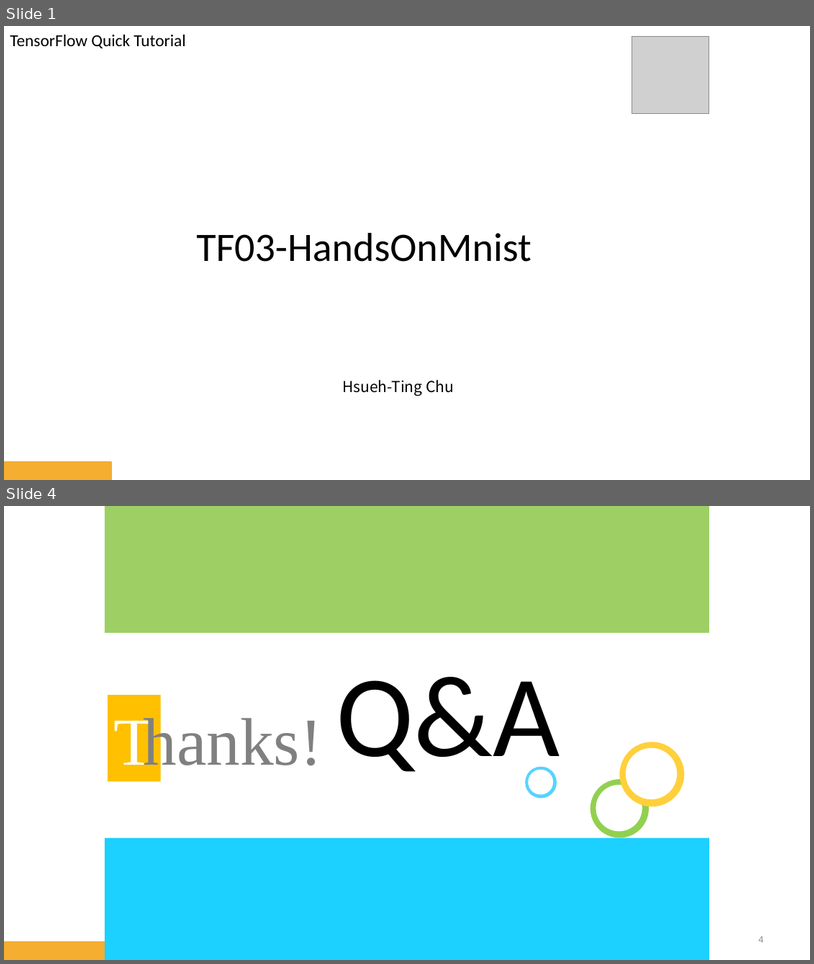
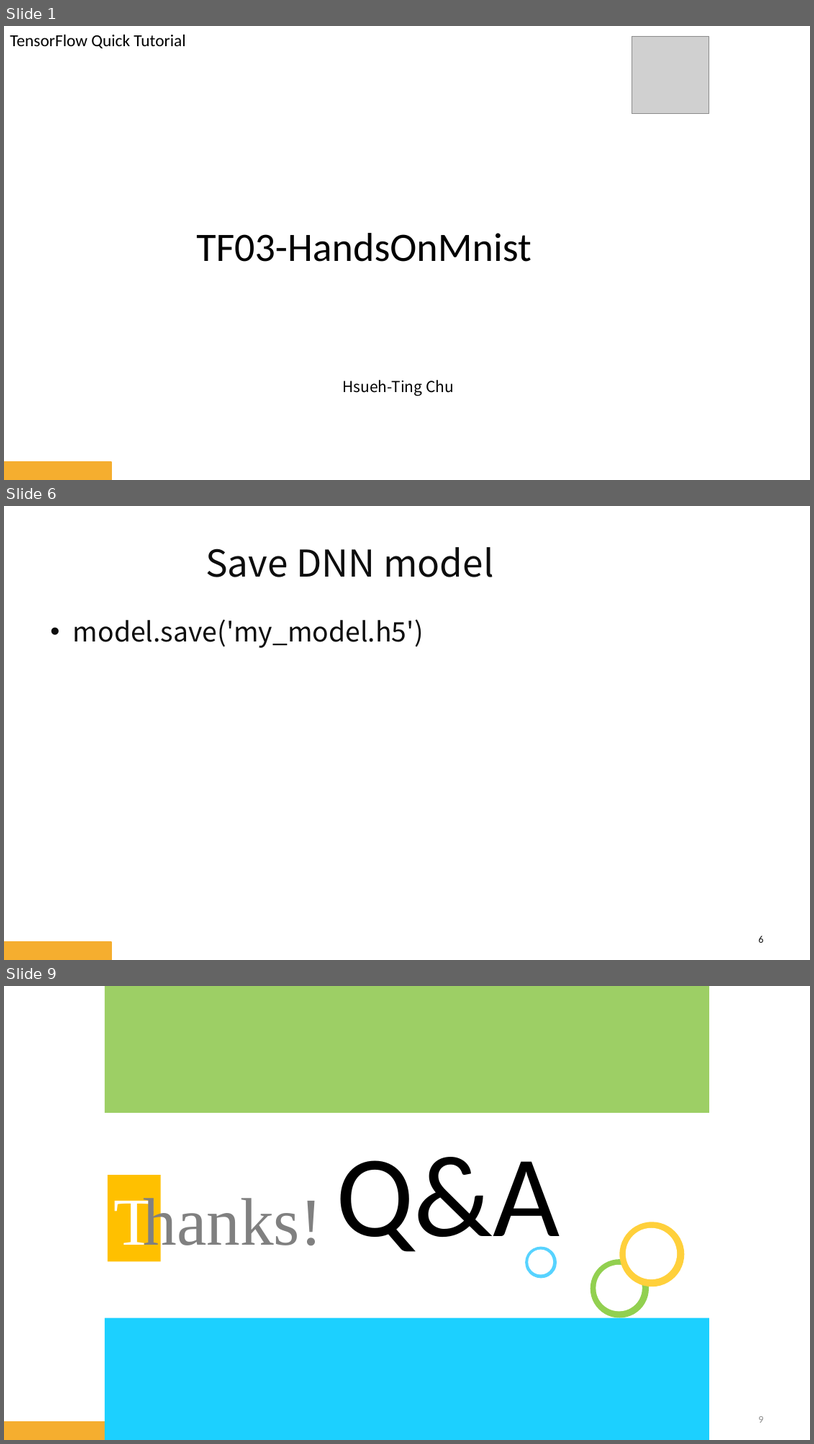
Before and after one commit to htchu/TensorFlowQuickTutorial, a slide deck: Slides/TF03-HandsOnMnist.pptx. Shown one above the other, each under a label of ours: slides 1 and 4 before the commit, slides 1, 6 and 9 after it; the slides between them are not shown. The pictures are 814x964 and 814x1444 pixels, drawn with LibreOffice and Linux fonts; fonts in the diff are those of the drawing; grey boxes stand for pictures; background and template pictures are left out. Boxes give left, top, right and bottom in pixels: in the first picture for what was removed or moved away, otherwise in the second. Text is boxed around its words. In the diff, an @@ line names an element or a change of style, - is before the commit and + after.

```diff
--- a/Slides/TF03-HandsOnMnist.pptx
+++ b/Slides/TF03-HandsOnMnist.pptx
@@ slide 6 added at (4, 506, 810, 960), background picture (left out); not listed: 1 template element that a slide beside it also shows @@
@@ title added at (206, 547, 494, 577), 44 pt, text #0D0D0D @@
+Save DNN model
@@ text added at (73, 619, 424, 648), 32 pt, text #0D0D0D @@
+• model.save('my_model.h5')
@@ page number added at (759, 935, 764, 942), 12 pt, text #0D0D0D @@
+6
@@ what was slide 4 is now slide 9 @@
@@ page number at (759, 1416, 764, 1422): text changed @@
-4
+9
```
Also in this commit, not shown: 1 slide changed, 4 other slides added.
